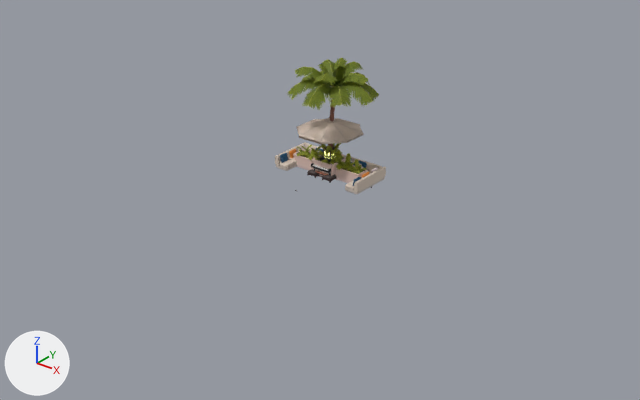
A saved change to the Blender file assets/map/Props.blend.
Both versions are drawn from a 50 mm camera at (96.5, -123.6, 70.3) aimed at (2.7, -6.3, -2.5). Arrows for +X, +Y and +Z are at lower left; the lights stay in place. The first picture is the older version.

In view in the first picture: 'LoungeCouch__Opaque', 'Palm__Foliage', 'PlanterBed__Foliage', 'PlanterBed__Opaque', 'UmbrellaSet__Opaque' and 6 more.
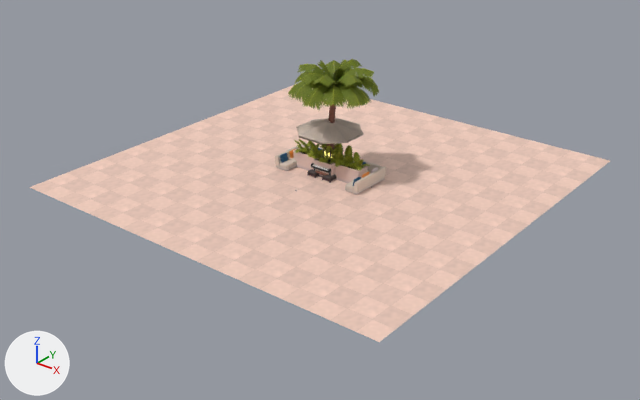
Where the change shows, as pixel boxes (x1, y1, x2, y2) in the pictures (640 x 400 px):
'RenderFloor', added (beige): after (30, 84, 610, 342)
'Palm__Foliage', reshaped: before (288, 58, 379, 110); after (288, 59, 379, 110)
'PlanterBed__Foliage', reshaped (10% wider): before (297, 144, 366, 174); after (294, 139, 370, 170)
'PlanterBed__Opaque', rescaled (9% taller): before (293, 149, 368, 183); after (293, 146, 368, 183)
part 1 of me_palm__foliagemesh, deleted (green): before (288, 58, 379, 107)
part 2 of me_palm__foliagemesh, reshaped: before (295, 60, 345, 110); after (288, 59, 379, 110)

The change, as a diff of the scene's bpy script:
```diff
--- a/assets/map/Props.blend.py
+++ b/assets/map/Props.blend.py
@@ img_floor_color_png @@
+img_floor_color_png = load_image('floor_color.png', 'textures/floor_color.png', 1024, 1024, 'sRGB')
@@ mat_floorpreview @@
+mat_floorpreview = principled_material('FloorPreview')
+mat_floorpreview.texture = img_floor_color_png
+mat_floorpreview.roughness = 0.75
@@ me_palm__foliagemesh @@
 # used by ob_palm__foliage; location = (0.0, 0.0, 0.0)
-me_palm__foliagemesh.from_pydata(...)  # 1312 vertices, 656 faces; spans x -6.9..10.2, y -9.1..7.9, z 16.0..22.8
+me_palm__foliagemesh.from_pydata(...)  # 1712 vertices, 856 faces; spans x -7.9..9.7, y -9.1..8.4, z 15.8..22.8
+# me_palm__foliagemesh part 1: 220 loose pieces with 880 vertices, spanning x -6.9..10.2, y -7.4..7.9, z 16.1..22.8, are deleted
+# me_palm__foliagemesh part 2: 10 vertices moved within x 1.4..1.5, y -0.8..-0.1, z 17.4..17.5; 304 vertices removed from x -6.7..4.0, y -9.1..5.1, z 16.0..21.7; 1584 vertices added at x -7.9..9.7, y -9.1..8.4, z 15.8..22.8
+# other edits to the shape of me_palm__foliagemesh do not show in these pictures
 me_palm__foliagemesh.materials.append(mat_plants)
@@ me_planterbed__opaquemesh @@
 # used by ob_planterbed__opaque; location = (0.0, 0.0, 0.0)
-me_planterbed__opaquemesh.from_pydata(...)  # 168 vertices, 86 faces; spans x -8.0..8.0, y -1.5..1.5, z 0.0..2.5
+me_planterbed__opaquemesh.from_pydata(...)  # 168 vertices, 86 faces; spans x -8.0..8.0, y -1.5..1.5, z 0.0..3.2
+# me_planterbed__opaquemesh part 3: the whole mesh is scaled about the mesh origin by (1, 1, 1.29)
 me_planterbed__opaquemesh.materials.append(mat_props)
@@ me_planterbed__foliagemesh @@
 # used by ob_planterbed__foliage; location = (0.0, 0.0, 0.0)
-me_planterbed__foliagemesh.from_pydata(...)  # 2100 vertices, 1036 faces; spans x -8.3..8.1, y -2.4..2.3, z 2.2..4.9
+me_planterbed__foliagemesh.from_pydata(...)  # 2100 vertices, 1036 faces; spans x -8.7..8.5, y -3.1..2.9, z 2.9..6.4
+# me_planterbed__foliagemesh part 4: 2004 of 2100 vertices moved; they spanned x -8.3..8.1, y -2.4..2.3, z 2.2..4.9 and now span x -8.7..8.5, y -3.1..2.9, z 2.9..6.4; mean shift (0.0, 0.0, 0.9); largest move (-2.7, 1.3, 4.9) -> (-2.2, 1.7, 6.4)
+# other edits to the shape of me_planterbed__foliagemesh do not show in these pictures
 me_planterbed__foliagemesh.materials.append(mat_plants)
@@ me_renderfloormesh @@
+me_renderfloormesh.from_pydata(...)  # 4 vertices, 2 faces; spans x -40.0..40.0, y -40.0..40.0, z 0.0
+me_renderfloormesh.materials.append(mat_floorpreview)  # picture img_floor_color_png
@@ ob_renderfloor @@
+ob_renderfloor = bpy.data.objects.new('RenderFloor', me_renderfloormesh)
+ob_renderfloor.location = (0.0, 0.0, 0.0)
```
